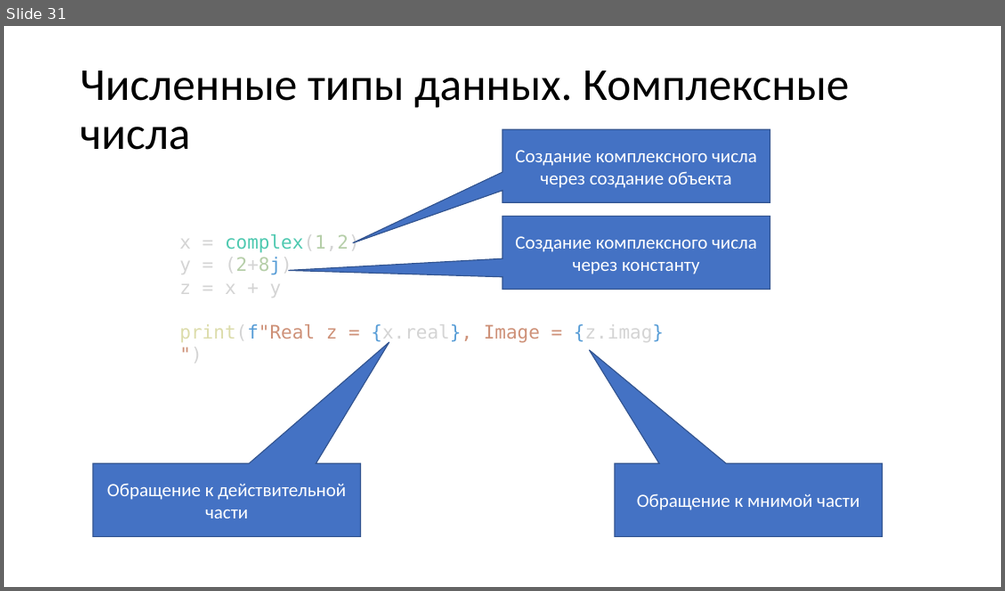
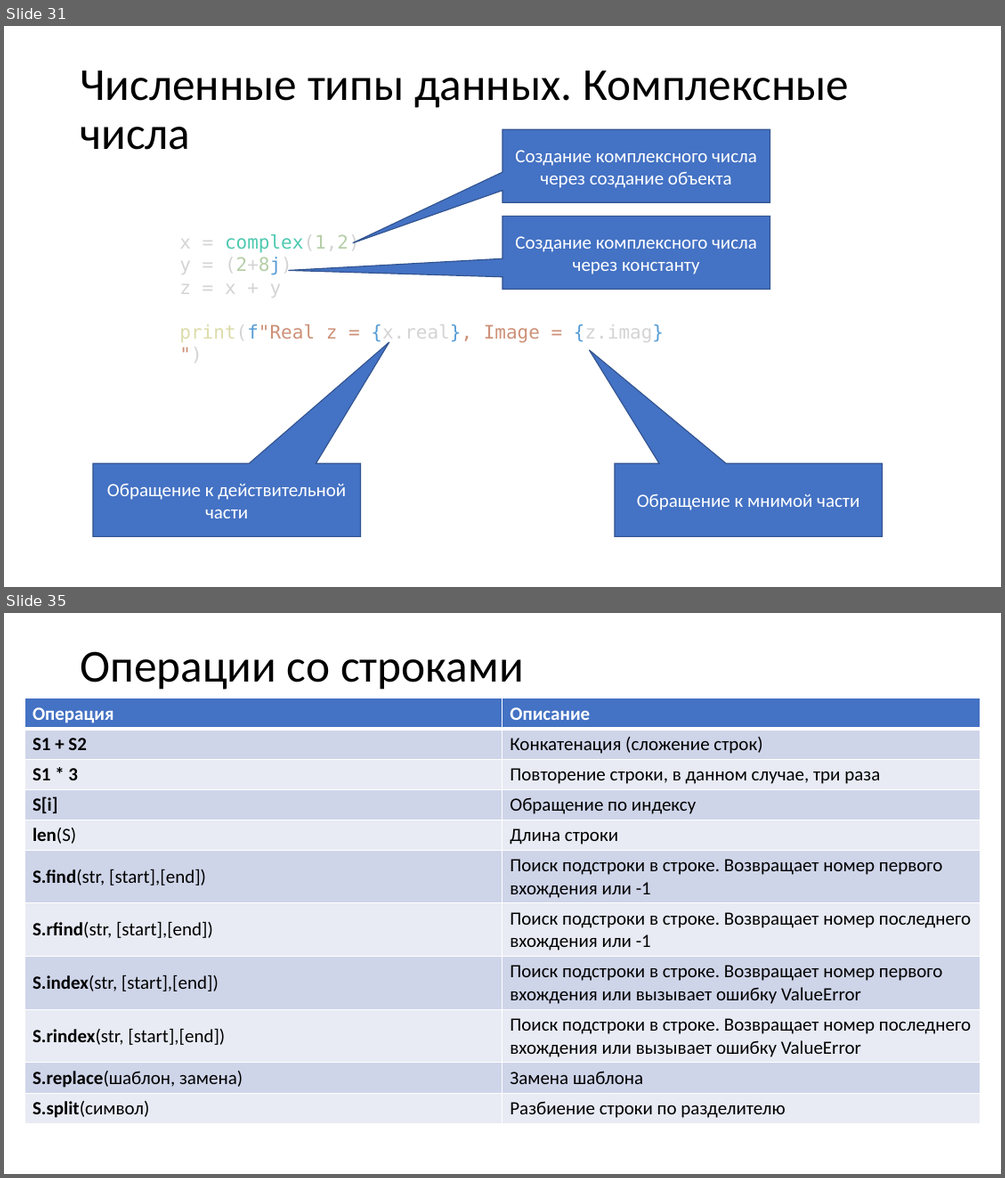
Before and after one commit to paveltsytovich/telegram-course, a slide deck: Presentation/Основы алгоритмизации и программирования.pptx. Shown one above the other, each under a label of ours: slide 31 before the commit, slides 31 and 35 after it; the slides between them are not shown. The pictures are 1005x591 and 1005x1178 pixels, drawn with LibreOffice and Linux fonts; fonts in the diff are those of the drawing. Boxes give left, top, right and bottom in pixels: in the first picture for what was removed or moved away, otherwise in the second. Text is boxed around its words. In the diff, an @@ line names an element or a change of style, - is before the commit and + after.

Commit message:
Строки и оператор slice

```diff
--- a/Presentation/Основы алгоритмизации и программирования.pptx
+++ b/Presentation/Основы алгоритмизации и программирования.pptx
@@ slide 35 added at [4, 613, 1001, 1174], background #FFFFFF @@
@@ title added at [80, 651, 524, 690], 44 pt, text #000000 @@
+Операции со строками
@@ table added at [25, 698, 980, 1121], 11 rows, 2 columns @@
+Операция | Описание
+S1 + S2 | Конкатенация (сложение строк)
+S1 * 3 | Повторение строки, в данном случае, три раза
+S[i] | Обращение по индексу
+len(S) | Длина строки
+S.find(str, [start],[end]) | Поиск подстроки в строке. Возвращает номер первого вхождения или -1
+S.rfind(str, [start],[end]) | Поиск подстроки в строке. Возвращает номер последнего вхождения или -1
+S.index(str, [start],[end]) | Поиск подстроки в строке. Возвращает номер первого вхождения или вызывает ошибку ValueError
+S.rindex(str, [start],[end]) | Поиск подстроки в строке. Возвращает номер последнего вхождения или вызывает ошибку ValueError
+S.replace(шаблон, замена) | Замена шаблона
+S.split(символ) | Разбиение строки по разделителю
```
Also in this commit, not shown: 5 other slides added, 3 other files.
